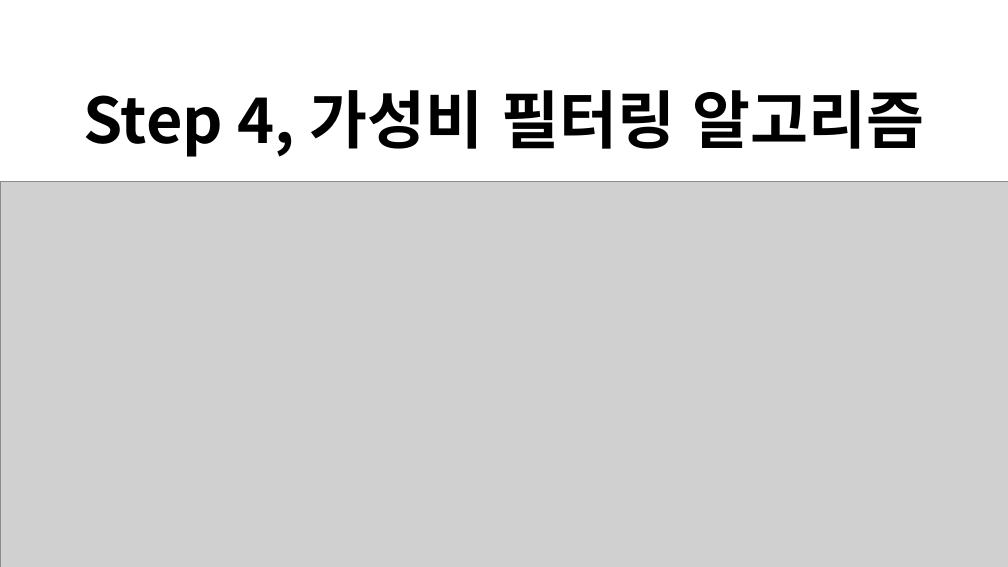
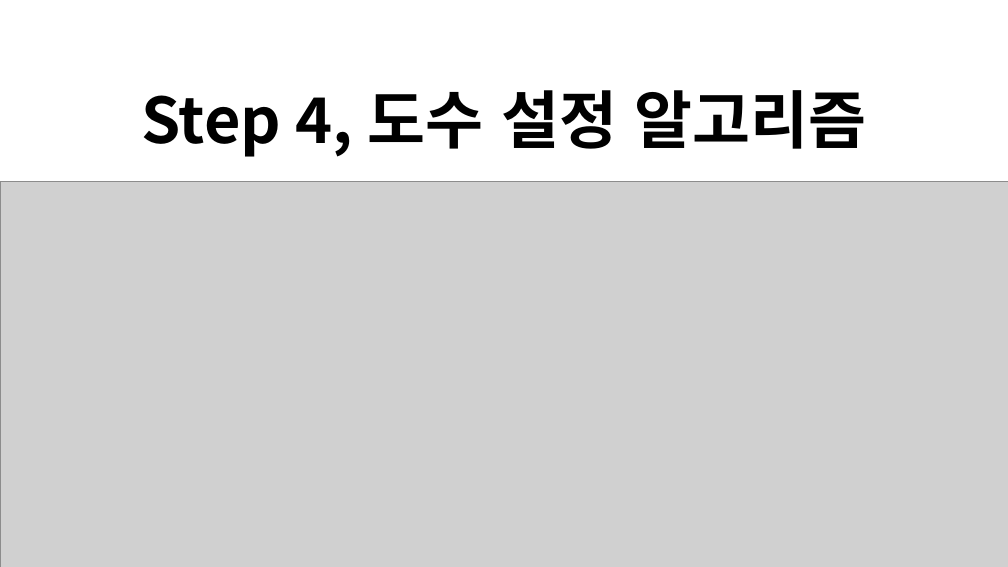
Before and after one commit to dongkieric98/Traditional_Liquor_Recommendation_Algorithm, a slide deck: slide 18 of TLRAlgorithm.pptx. Drawn at 1008x567 pixels with LibreOffice and Linux fonts; fonts in the diff are those of the drawing; grey boxes stand for pictures. Boxes give left, top, right and bottom in pixels: in the first picture for what was removed or moved away, otherwise in the second. Text is boxed around its words. In the diff, an @@ line names an element or a change of style, - is before the commit and + after.

Commit message:
update file

```diff
--- a/TLRAlgorithm.pptx
+++ b/TLRAlgorithm.pptx
@@ text at (141, 90, 867, 157): text changed @@
-Step 4, 가성비 필터링 알고리즘
+Step 4, 도수 설정 알고리즘
```
Also in this commit, not shown: 1 slide added.
